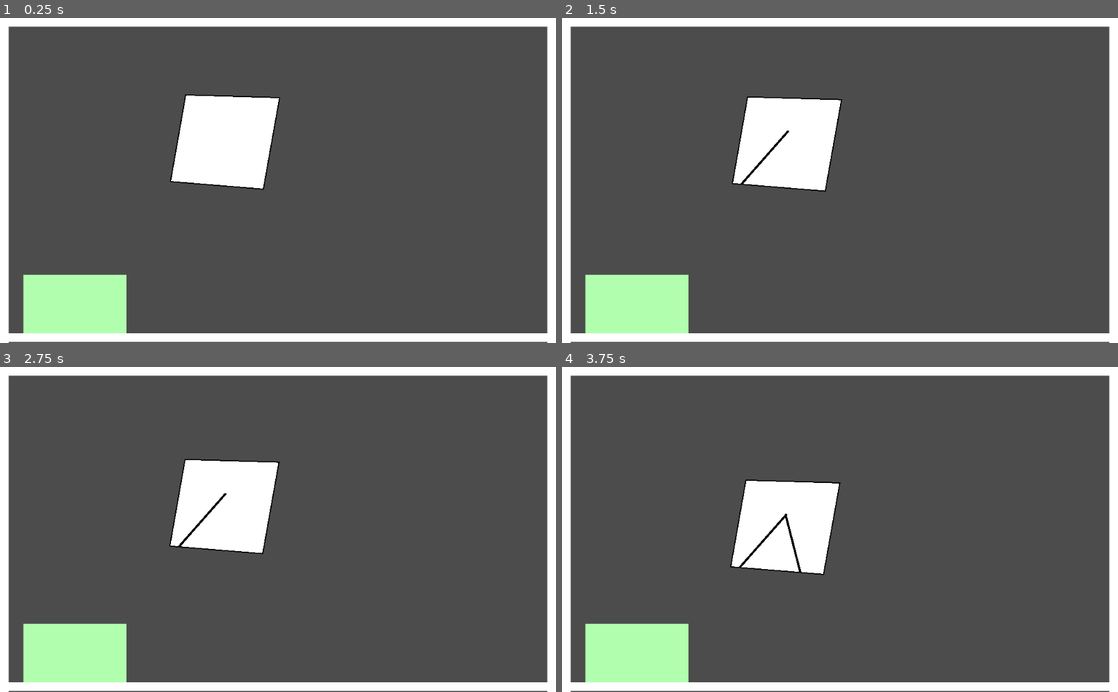
Above: before the commit, frames 1-4 (two rows, left to right).
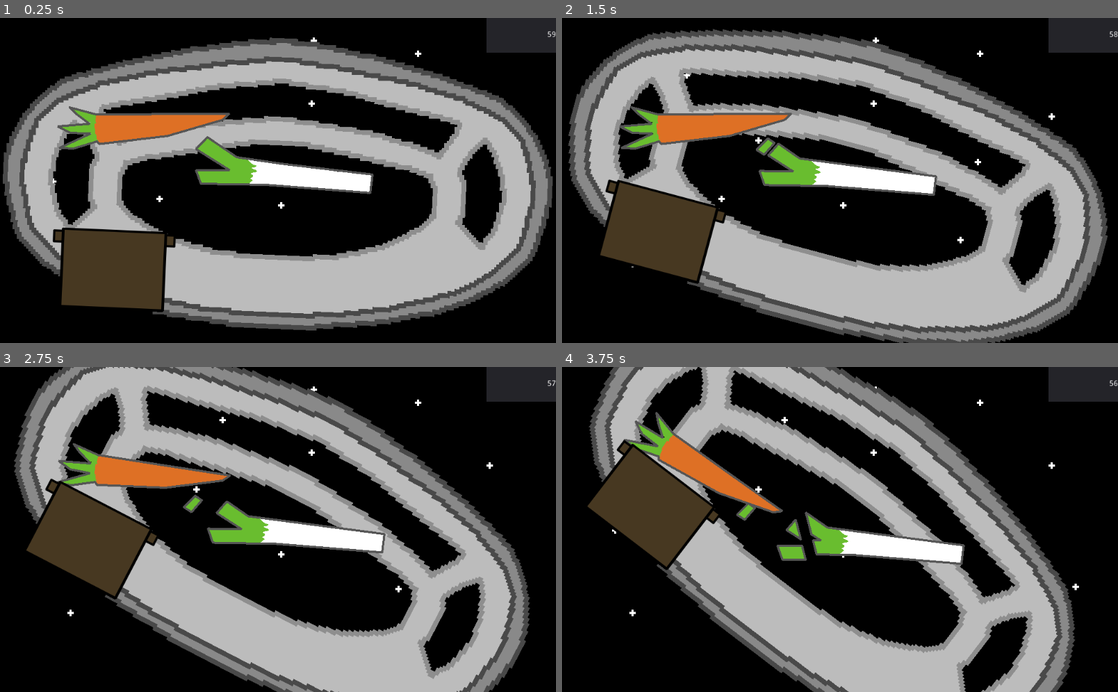
Above: after the commit, the same moments.

Repository: kennethbchen/Space-Chef-Game
Game: Godot game, scene res://Game.tscn
The game is run twice, just before and just after one commit, with the same random seed, the same clock (stepped at 60 frames per second) and the same inputs.
Inputs (mouse positions are in pixels of both pictures, inside the frame that each line leads up to):
- Up to frame 1 (0.25 s): no input
- Up to frame 2 (1.5 s): move the mouse to (789, 128) at 0.52 s; press the mouse at (789, 128) at 0.53 s; move the mouse to (728, 196) at 1.27 s; release the mouse at (728, 196) at 1.28 s; right-click (728, 196) at 1.35 s; click (728, 196) at 1.42 s
- Up to frame 3 (2.75 s): move the mouse to (222, 497) at 2.02 s; press the mouse at (222, 497) at 2.03 s
- Up to frame 4 (3.75 s): move the mouse to (812, 594) at 2.77 s; release the mouse at (812, 594) at 2.78 s; right-click (812, 594) at 2.85 s; click (812, 594) at 2.92 s; move the mouse to (784, 519) at 3.52 s; press the mouse at (784, 519) at 3.53 s

The runs differ from the first frame. In frame 1, 93% of the frame differs, in the area x 0-100%, y 0-100%; in frame 2, 93%; in frame 3, 94%; in frame 4, 95%.

Commit message:
tried making art assets and timer

Diff:
--- a/Game.tscn
+++ b/Game.tscn
@@ -1,33 +1,27 @@
-[gd_scene load_steps=7 format=2]
+[gd_scene load_steps=11 format=2]
 
-[ext_resource path="res://Sprites/Square.png" type="Texture" id=1]
-[ext_resource path="res://Scripts/CollectionPoint.gd" type="Script" id=2]
+[ext_resource path="res://Scenes/Pot.tscn" type="PackedScene" id=1]
+[ext_resource path="res://Scripts/Timer.gd" type="Script" id=2]
 [ext_resource path="res://Scripts/Game.gd" type="Script" id=3]
 [ext_resource path="res://Scenes/BaseObject.tscn" type="PackedScene" id=4]
 [ext_resource path="res://Scenes/Wall.tscn" type="PackedScene" id=5]
-
-[sub_resource type="RectangleShape2D" id=1]
-extents = Vector2( 95, 54.5 )
+[ext_resource path="res://Scenes/Ingredients/Leek.tscn" type="PackedScene" id=6]
+[ext_resource path="res://Scenes/Ingredients/Carrot.tscn" type="PackedScene" id=7]
+[ext_resource path="res://Sprites/Spaceship.png" type="Texture" id=8]
+[ext_resource path="res://Sprites/Space.png" type="Texture" id=9]
+[ext_resource path="res://Scripts/Environment.gd" type="Script" id=10]
 
 [node name="Game" type="Node2D"]
 script = ExtResource( 3 )
 base_object = ExtResource( 4 )
 
-[node name="PolyDebug" type="Polygon2D" parent="."]
-z_index = -1
-color = Color( 0.670588, 0.670588, 0.670588, 1 )
-
 [node name="Objects" type="Node" parent="."]
 
-[node name="Base ObJ" parent="Objects" instance=ExtResource( 4 )]
-position = Vector2( 416, 206 )
-continuous_cd = 1
+[node name="Carrot" parent="Objects" instance=ExtResource( 7 )]
+position = Vector2( 248, 192 )
 
-[node name="CollisionPolygon2D" parent="Objects/Base ObJ" index="0"]
-polygon = PoolVector2Array( -74, -64, -102, 96, 69, 110, 99, -59 )
-
-[node name="Polygon2D" parent="Objects/Base ObJ" index="1"]
-polygon = PoolVector2Array( -74, -64, -102, 96, 69, 110, 99, -59 )
+[node name="Leek" parent="Objects" instance=ExtResource( 6 )]
+position = Vector2( 524, 290 )
 
 [node name="Walls" type="Node2D" parent="."]
 
@@ -52,19 +46,55 @@
 width = 1.0
 default_color = Color( 1, 0, 0, 1 )
 
-[node name="Collection Point" type="Area2D" parent="."]
-position = Vector2( 138, 528 )
+[node name="Space" type="Sprite" parent="."]
+position = Vector2( 512, 300 )
+texture = ExtResource( 9 )
+
+[node name="Environment" type="Node2D" parent="."]
+position = Vector2( 512, 288 )
+script = ExtResource( 10 )
+
+[node name="Spaceship" type="StaticBody2D" parent="Environment"]
+scale = Vector2( 1.1, 1.1 )
+
+[node name="Ship" type="Sprite" parent="Environment/Spaceship"]
+texture = ExtResource( 8 )
+
+[node name="Wall Right" type="CollisionPolygon2D" parent="Environment/Spaceship"]
+visible = false
+polygon = PoolVector2Array( 0, -224, 0, -192, 160, -168, 320, -128, 400, -72, 424, 16, 408, 104, 320, 176, 160, 216, 0, 232, 0, 256, 168, 248, 328, 200, 432, 120, 456, 16, 424, -88, 336, -152, 168, -200 )
+
+[node name="Wall Left" type="CollisionPolygon2D" parent="Environment/Spaceship"]
+visible = false
+scale = Vector2( -1, 1 )
+polygon = PoolVector2Array( 0, -224, 0, -192, 160, -168, 320, -128, 400, -72, 424, 16, 408, 104, 320, 176, 160, 216, 0, 232, 0, 256, 168, 248, 328, 200, 432, 120, 456, 16, 424, -88, 336, -152, 168, -200 )
+
+[node name="Pot" parent="Environment" instance=ExtResource( 1 )]
+position = Vector2( -296, 136 )
+scale = Vector2( 1, 1 )
+
+[node name="UI" type="CanvasLayer" parent="."]
+
+[node name="Timer" type="Control" parent="UI"]
+anchor_left = 0.875
+anchor_right = 1.0
+anchor_bottom = 0.107
+margin_left = -6.10352e-05
+margin_bottom = -0.200005
 script = ExtResource( 2 )
 
-[node name="CollisionShape2D" type="CollisionShape2D" parent="Collection Point"]
-shape = SubResource( 1 )
+[node name="Panel" type="Panel" parent="UI/Timer"]
+anchor_right = 1.0
+anchor_bottom = 1.0
 
-[node name="Sprite" type="Sprite" parent="Collection Point"]
-modulate = Color( 0.698039, 1, 0.686275, 1 )
-scale = Vector2( 11.875, 6.75 )
-z_index = -1
-texture = ExtResource( 1 )
+[node name="Label" type="Label" parent="UI/Timer"]
+anchor_right = 1.0
+anchor_bottom = 1.0
+text = "000"
+align = 2
+valign = 1
 
-[connection signal="body_entered" from="Collection Point" to="Collection Point" method="_on_body_entered"]
-
-[editable path="Objects/Base ObJ"]
+[node name="Timer" type="Timer" parent="UI/Timer"]
+wait_time = 60.0
+one_shot = true
+autostart = true
--- a/Libraries/polygon2d-fracture/CuttableObject.gd
+++ b/Libraries/polygon2d-fracture/CuttableObject.gd
@@ -45,7 +45,6 @@
 
 
 onready var _polygon2d := $Polygon2D
-onready var _line2d := $Polygon2D/Line2D
 onready var _col_polygon2d := $CollisionPolygon2D
 onready var _rng := RandomNumberGenerator.new()
 
--- a/Scenes/BaseObject.tscn
+++ b/Scenes/BaseObject.tscn
@@ -15,8 +15,8 @@
 texture = ExtResource( 1 )
 
 [node name="Outline" type="Line2D" parent="."]
-width = 2.0
-default_color = Color( 0, 0, 0, 1 )
+width = 4.0
+default_color = Color( 0.337255, 0.337255, 0.337255, 1 )
 joint_mode = 1
 begin_cap_mode = 2
 end_cap_mode = 2
--- /dev/null
+++ b/Scenes/Ingredients/Carrot.tscn
@@ -0,0 +1,14 @@
+[gd_scene load_steps=3 format=2]
+
+[ext_resource path="res://Sprites/Ingredients/Carrot.png" type="Texture" id=1]
+[ext_resource path="res://Scenes/BaseObject.tscn" type="PackedScene" id=2]
+
+[node name="Carrot" instance=ExtResource( 2 )]
+
+[node name="CollisionPolygon2D" parent="." index="0"]
+polygon = PoolVector2Array( -119, -34, -72, -19, 46, -14, 174, -9, 161, 2, 58, 27, -68, 36, -72, 31, -115, 42, -142, 40, -83, 16, -120, 13, -143, 0, -84, -2, -106, -20 )
+
+[node name="Polygon2D" parent="." index="1"]
+texture = ExtResource( 1 )
+texture_offset = Vector2( 150, 60 )
+polygon = PoolVector2Array( -120, -34, -72, -18, 46, -14, 173, -8, 161, 2, 58, 27, -67, 36, -72, 31, -116, 42, -142, 40, -82, 16, -121, 13, -144, 0, -84, -2, -106, -20 )
--- /dev/null
+++ b/Scenes/Ingredients/Leek.tscn
@@ -0,0 +1,14 @@
+[gd_scene load_steps=3 format=2]
+
+[ext_resource path="res://Sprites/Ingredients/Leek.png" type="Texture" id=1]
+[ext_resource path="res://Scenes/BaseObject.tscn" type="PackedScene" id=2]
+
+[node name="Leek" instance=ExtResource( 2 )]
+
+[node name="CollisionPolygon2D" parent="." index="0"]
+polygon = PoolVector2Array( -142, -70, -163, -48, -101, -9, -163, -9, -154, 16, -34, 18, 158, 33, 162, -1, -6, -21, -88, -33 )
+
+[node name="Polygon2D" parent="." index="1"]
+texture = ExtResource( 1 )
+texture_offset = Vector2( 180, 80 )
+polygon = PoolVector2Array( -142, -70, -163, -49, -101, -9, -163, -10, -154, 16, -38, 18, 158, 34, 162, 0, -89, -33 )
--- /dev/null
+++ b/Scenes/Pot.tscn
@@ -0,0 +1,48 @@
+[gd_scene load_steps=6 format=2]
+
+[ext_resource path="res://Sprites/Pot.png" type="Texture" id=1]
+[ext_resource path="res://Scripts/CollectionPoint.gd" type="Script" id=2]
+
+[sub_resource type="RectangleShape2D" id=1]
+extents = Vector2( 80, 52 )
+
+[sub_resource type="RectangleShape2D" id=2]
+extents = Vector2( 8, 70.5 )
+
+[sub_resource type="RectangleShape2D" id=3]
+extents = Vector2( 10, 12 )
+
+[node name="Pot" type="Node2D"]
+z_index = 4
+
+[node name="Sprite" type="Sprite" parent="."]
+modulate = Color( 0.698039, 1, 0.686275, 1 )
+texture = ExtResource( 1 )
+
+[node name="Collection Point" type="Area2D" parent="."]
+z_index = 4
+script = ExtResource( 2 )
+
+[node name="CollisionShape2D" type="CollisionShape2D" parent="Collection Point"]
+position = Vector2( 0, 68 )
+shape = SubResource( 1 )
+
+[node name="StaticBody2D" type="StaticBody2D" parent="."]
+
+[node name="CollisionShape2D" type="CollisionShape2D" parent="StaticBody2D"]
+position = Vector2( 88, 51 )
+shape = SubResource( 2 )
+
+[node name="CollisionShape2D2" type="CollisionShape2D" parent="StaticBody2D"]
+position = Vector2( -88, 49.5 )
+shape = SubResource( 2 )
+
+[node name="CollisionShape2D3" type="CollisionShape2D" parent="StaticBody2D"]
+position = Vector2( 104, -4 )
+shape = SubResource( 3 )
+
+[node name="CollisionShape2D4" type="CollisionShape2D" parent="StaticBody2D"]
+position = Vector2( -104, -4 )
+shape = SubResource( 3 )
+
+[connection signal="body_entered" from="Collection Point" to="Collection Point" method="_on_body_entered"]
--- a/Scripts/BaseObject.gd
+++ b/Scripts/BaseObject.gd
@@ -24,7 +24,7 @@
 			linear_damp = 10
 			var move_direction = (get_global_mouse_position() - position - local_grab_position).normalized()
 
-			apply_central_impulse(move_direction * 100 * (dist_to_mouse / 75) * (mass) )
+			apply_central_impulse(move_direction * 100 * (dist_to_mouse / 40) * (mass) )
 		else:
 			applied_torque = 0
 
@@ -45,8 +45,8 @@
 
 func _update_line():
 	outline.clear_points()
-	outline.points = _polygon2d.polygon
-	outline.add_point(_polygon2d.polygon[0])
+	outline.points = _col_polygon2d.polygon
+	outline.add_point(_col_polygon2d.polygon[0])
 
 func setPolygon(poly : PoolVector2Array) -> void:
 	.setPolygon(poly)
--- a/Scripts/CollectionPoint.gd
+++ b/Scripts/CollectionPoint.gd
@@ -1,6 +1,6 @@
 extends Area2D
 
-onready var poly_debug = $"../PolyDebug"
+
 
 # Called when the node enters the scene tree for the first time.
 func _ready():
@@ -10,7 +10,7 @@
 func _on_body_entered(body: BaseObject):
 
 	if body is BaseObject:
-		poly_debug.polygon = PolyUtil.get_bounding_box(body.get_polygon())
-		poly_debug.polygon = PolygonLib.translatePolygon(poly_debug.polygon, Vector2(500,400))
 
 		print(PolyUtil.get_poly_stats(body.get_polygon()))
+
+		body.queue_free()
--- /dev/null
+++ b/Scripts/Environment.gd
@@ -0,0 +1,20 @@
+extends Node2D
+
+
+# Declare member variables here. Examples:
+# var a = 2
+# var b = "text"
+
+
+# Called when the node enters the scene tree for the first time.
+func _ready():
+	pass # Replace with function body.
+
+
+func _process(delta):
+	rotation_degrees += 10 * delta
+
+
+# Called every frame. 'delta' is the elapsed time since the previous frame.
+#func _process(delta):
+#	pass
--- a/Scripts/Game.gd
+++ b/Scripts/Game.gd
@@ -68,3 +68,8 @@
 	var cut_force = 20
 
 	fracture_util.cutSourcePolygons(objects, start, cut_shape, cut_rot, cut_force)
+
+
+func _on_time_up():
+	print("timer")
+	pass
--- /dev/null
+++ b/Scripts/Timer.gd
@@ -0,0 +1,15 @@
+extends Control
+
+
+onready var label = $Label
+
+onready var timer = $Timer
+
+
+# Called when the node enters the scene tree for the first time.
+func _ready():
+	pass # Replace with function body.
+
+
+func _process(delta):
+	label.text = str(int(timer.time_left))
--- a/project.godot
+++ b/project.godot
@@ -54,6 +54,11 @@
 run/main_scene="res://Game.tscn"
 config/icon="res://icon.png"
 
+[display]
+
+window/stretch/mode="viewport"
+window/stretch/aspect="keep"
+
 [input]
 
 cut={
Binary file added: Sprites/Aseprite/Carrot.aseprite
Binary file added: Sprites/Aseprite/Leek.aseprite
Binary file added: Sprites/Aseprite/Pot.aseprite
Binary file added: Sprites/Aseprite/Space.aseprite
Not shown, added: Sprites/Aseprite/Space.png.import
Binary file added: Sprites/Aseprite/Spaceship.aseprite
Not shown, added: Sprites/Aseprite/Spaceship.png.import
Binary file added: Sprites/Ingredients/Carrot.png
Not shown, added: Sprites/Ingredients/Carrot.png.import
Binary file added: Sprites/Ingredients/Leek.png
Not shown, added: Sprites/Ingredients/Leek.png.import
Binary file added: Sprites/Pot.png
(and 5 more such lines)
